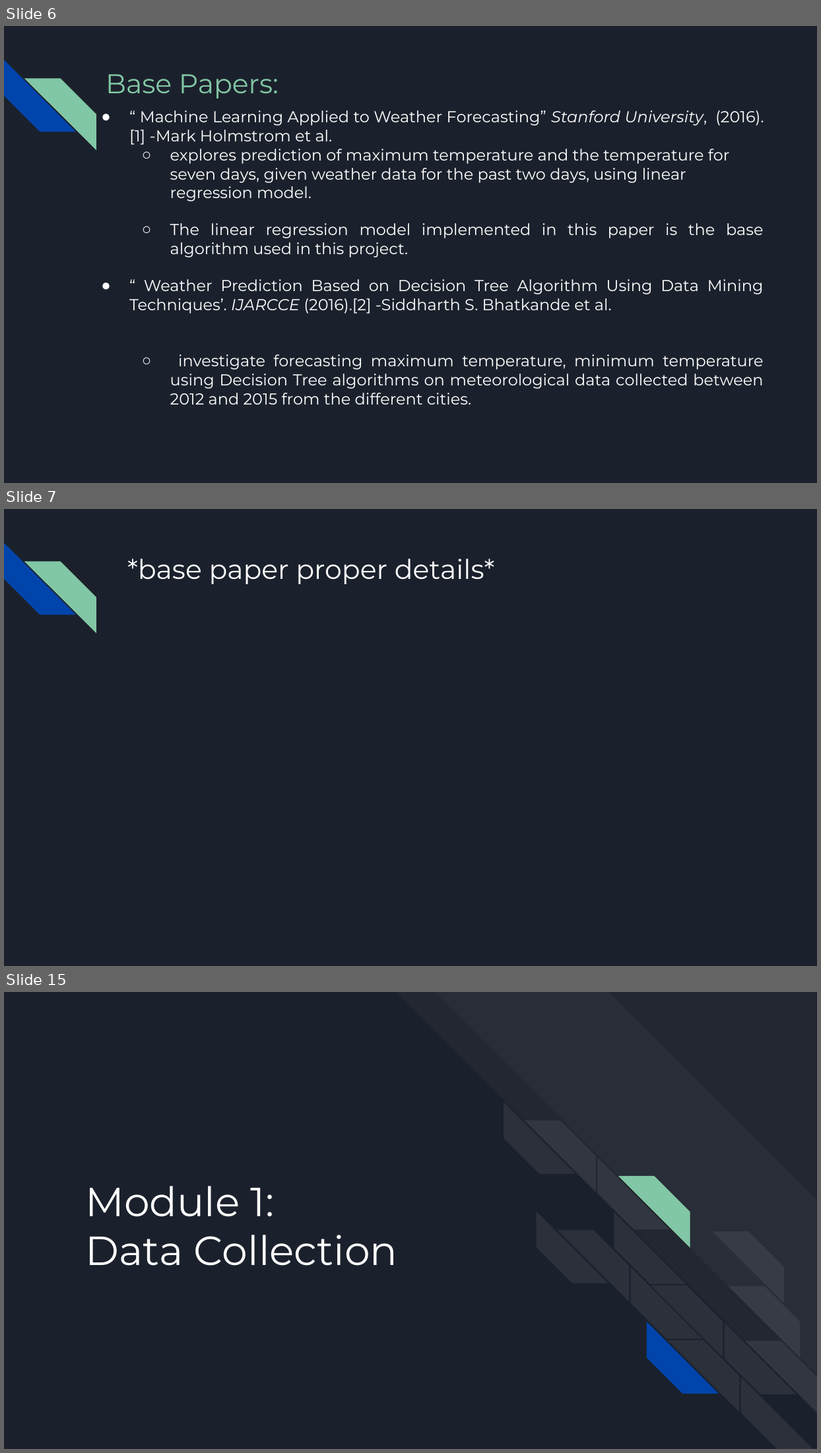
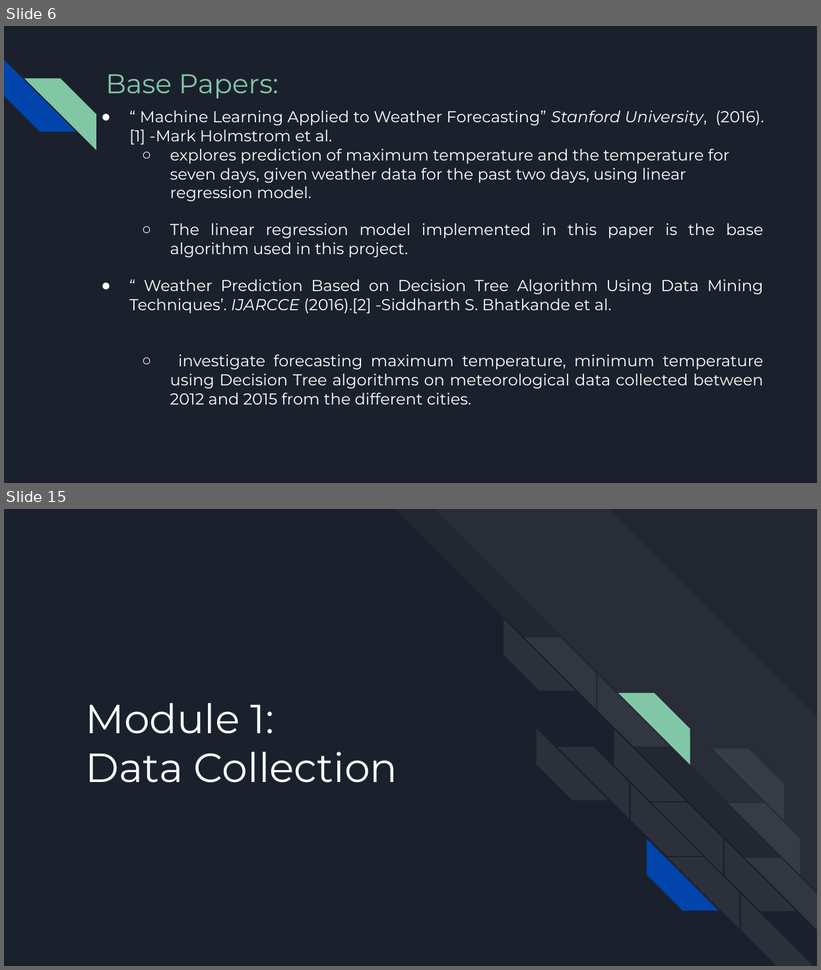
Before and after one commit to NavaneethVijay/vtuproject, a slide deck: PPT/Phase-I-Seminar.pptx. Shown one above the other, each under a label of ours: slides 6, 7 and 15 before the commit, slides 6 and 15 after it; the slides between them are not shown. The pictures are 821x1453 and 821x970 pixels, drawn with LibreOffice and Linux fonts; fonts in the diff are those of the drawing. Boxes give left, top, right and bottom in pixels: in the first picture for what was removed or moved away, otherwise in the second. Text is boxed around its words. In the diff, an @@ line names an element or a change of style, - is before the commit and + after.

```diff
--- a/PPT/Phase-I-Seminar.pptx
+++ b/PPT/Phase-I-Seminar.pptx
@@ slide 7 removed at <box>4,509,817,966</box>, background #1B212C; not listed: 2 template elements that a slide beside it also shows @@
@@ title removed at <box>127,559,495,584</box> @@
-*base paper proper details*
```
Also in this commit, not shown: 7 slides changed, 5 slides added, 17 other slides removed.
